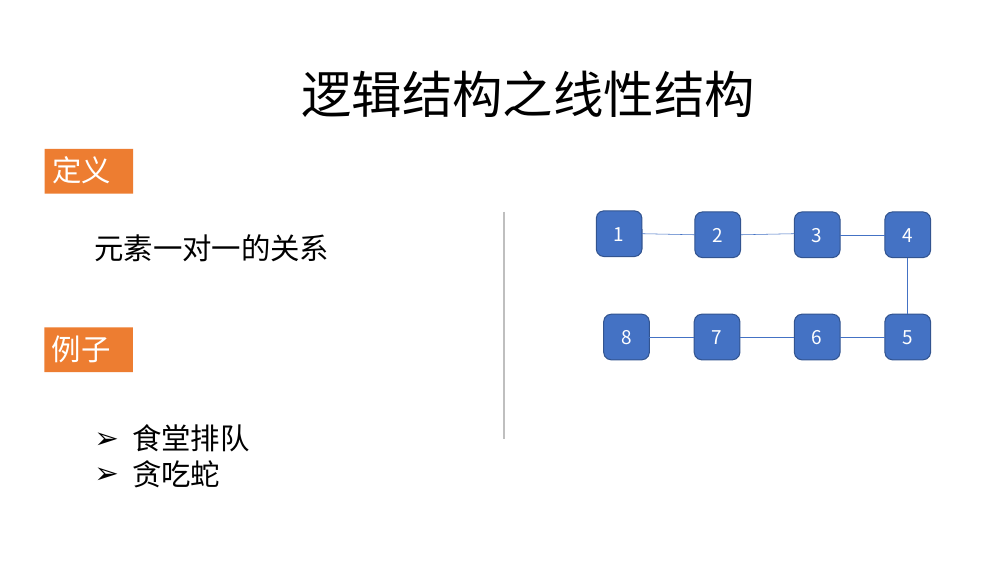
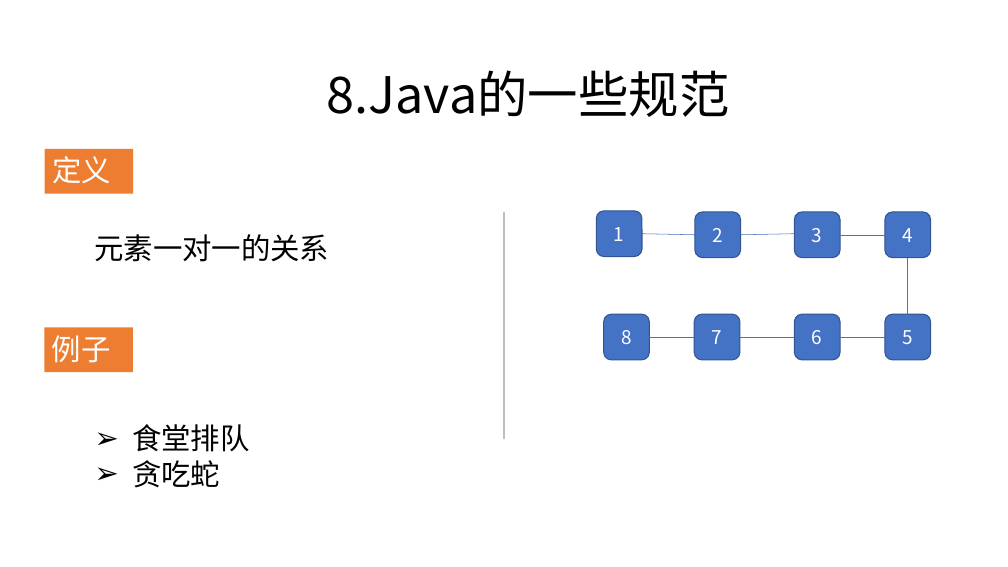
Before and after one commit to zjyesir/hmc_java_1, a slide deck: slide 16 of 1.1绪论.pptx. Drawn at 1008x567 pixels with LibreOffice and Linux fonts; fonts in the diff are those of the drawing; background and template pictures are left out. Boxes give left, top, right and bottom in pixels: in the first picture for what was removed or moved away, otherwise in the second. Text is boxed around its words. In the diff, an @@ line names an element or a change of style, - is before the commit and + after.

```diff
--- a/1.1绪论.pptx
+++ b/1.1绪论.pptx
@@ text at (327, 70, 730, 117): text changed @@
-逻辑结构之线性结构
+8.Java的一些规范
```
Also in this commit, not shown: 4 other slides changed, 5 slides removed.
